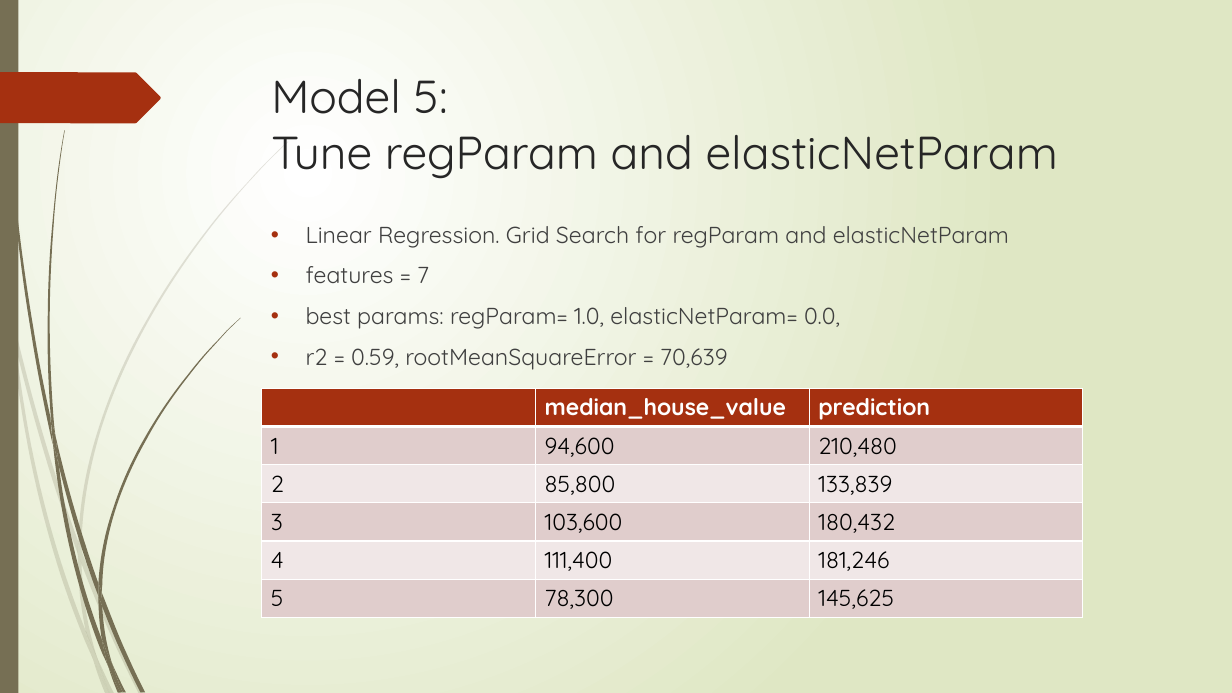
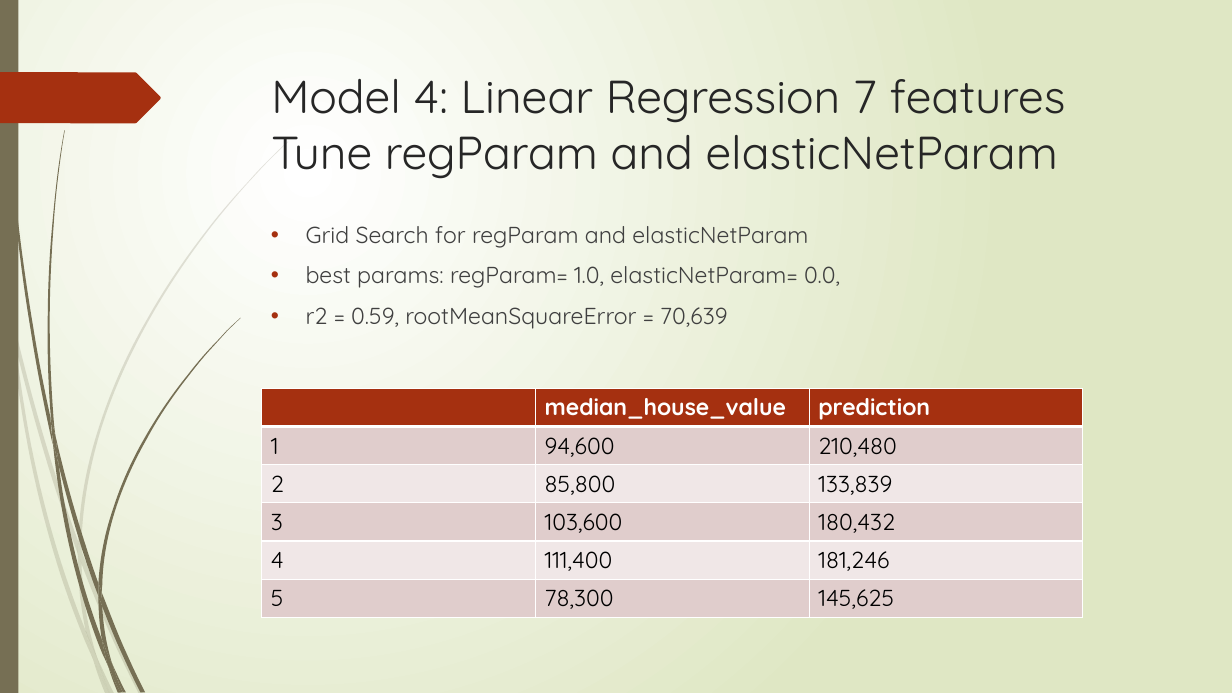
Before and after one commit to Flying-Bananasuar/MachineLearning, a slide deck: slide 18 of Predicting California Housing Price.pptx (slide 21 before the commit). Drawn at 1232x693 pixels with LibreOffice and Linux fonts; fonts in the diff are those of the drawing. Boxes give left, top, right and bottom in pixels: in the first picture for what was removed or moved away, otherwise in the second. Text is boxed around its words. In the diff, an @@ line names an element or a change of style, - is before the commit and + after.

```diff
--- a/Predicting California Housing Price.pptx
+++ b/Predicting California Housing Price.pptx
@@ title at (271,79,1066,179): text changed @@
-Model 5:
-Tune regParam and elasticNetParam
+Model 4: Linear Regression 7 features
+Tune regParam and elasticNetParam
@@ text at (306,226,808,248): text changed @@
-• Linear Regression. Grid Search for regParam and elasticNetParam
-• features = 7
+• Grid Search for regParam and elasticNetParam
```
Also in this commit, not shown: 16 other slides changed, 2 slides removed.
